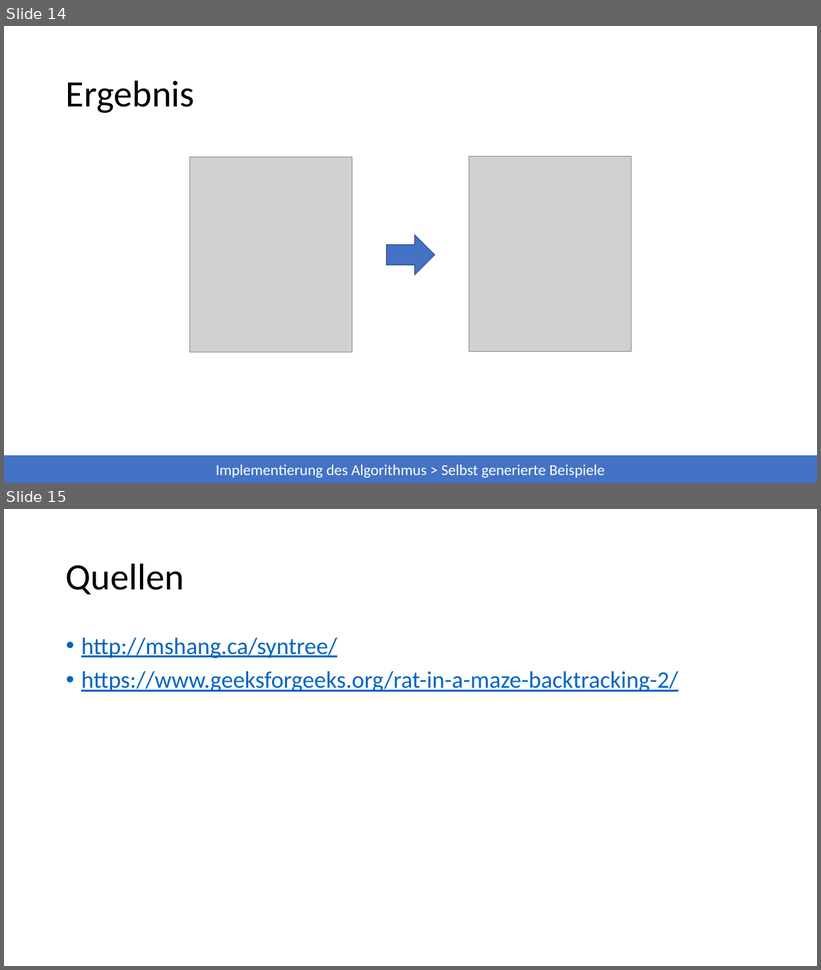
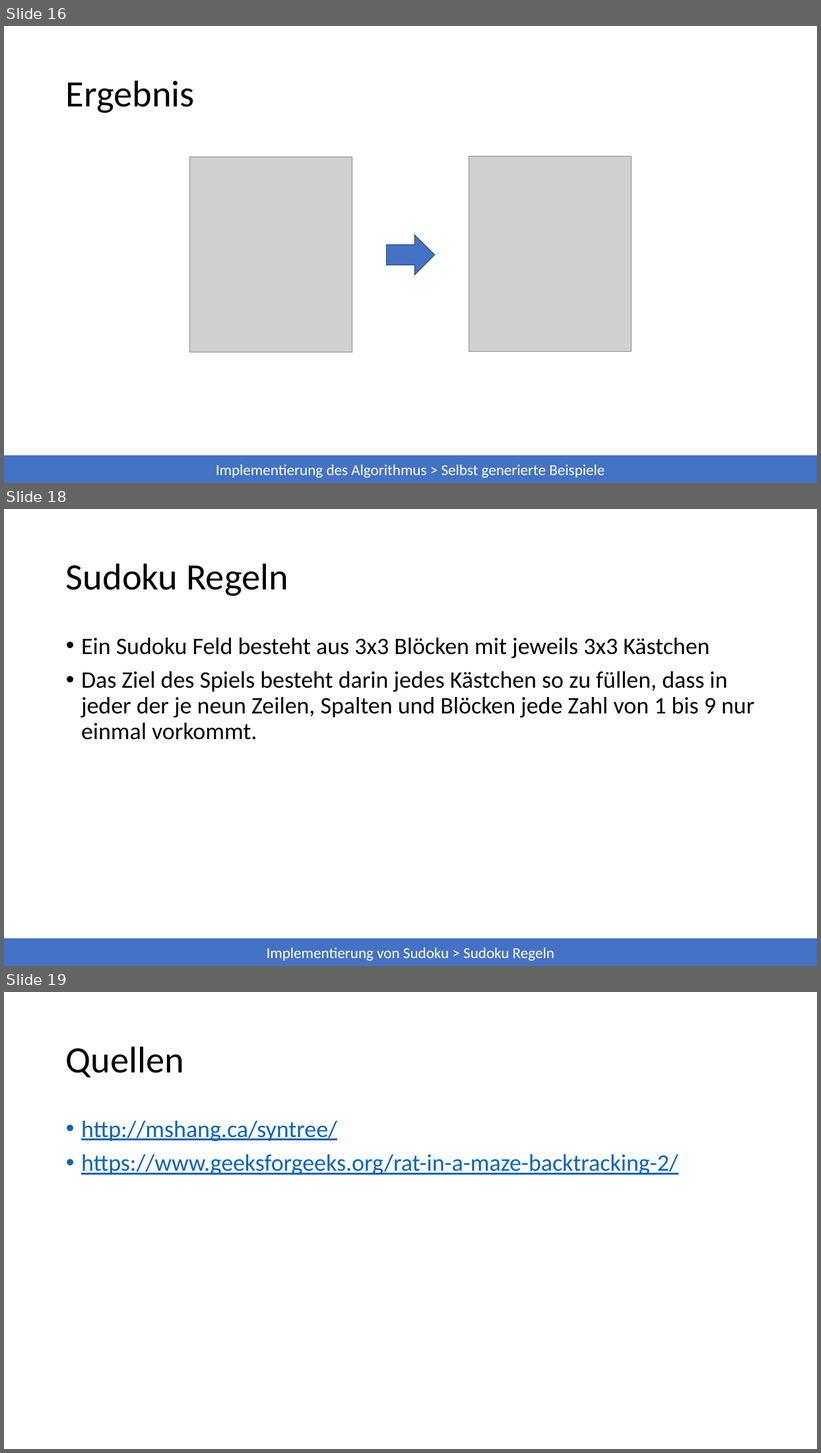
Before and after one commit to 7rebux/backtracking, a slide deck: _presentation/main.pptx. Shown one above the other, each under a label of ours: slides 14 and 15 before the commit, slides 16, 18 and 19 after it; the slides between them are not shown. The pictures are 821x970 and 821x1453 pixels, drawn with LibreOffice and Linux fonts; fonts in the diff are those of the drawing; grey boxes stand for pictures. Boxes give left, top, right and bottom in pixels: in the first picture for what was removed or moved away, otherwise in the second. Text is boxed around its words. In the diff, an @@ line names an element or a change of style, - is before the commit and + after.

```diff
--- a/_presentation/main.pptx
+++ b/_presentation/main.pptx
@@ slide 18 added at (x1=4, y1=509, x2=817, y2=966), background #FFFFFF @@
@@ title added at (x1=66, y1=563, x2=288, y2=596), 44 pt, text #000000 @@
+Sudoku Regeln
@@ text added at (x1=81, y1=638, x2=754, y2=740), 28 pt, text #000000 @@
+• Ein Sudoku Feld besteht aus 3x3 Blöcken mit jeweils 3x3 Kästchen
+• Das Ziel des Spiels besteht darin jedes Kästchen so zu füllen, dass in jeder der je neun Zeilen, Spalten und Blöcken jede Zahl von 1 bis 9 nur einmal vorkommt.
@@ rectangle added at (x1=4, y1=939, x2=817, y2=966), fill #4472C4, 18 pt, text #FFFFFF @@
+Implementierung von Sudoku > Sudoku Regeln
@@ what was slide 14 is now slide 16 @@
@@ what was slide 15 is now slide 19 @@
```
Also in this commit, not shown: 2 slides changed, 3 other slides added.
